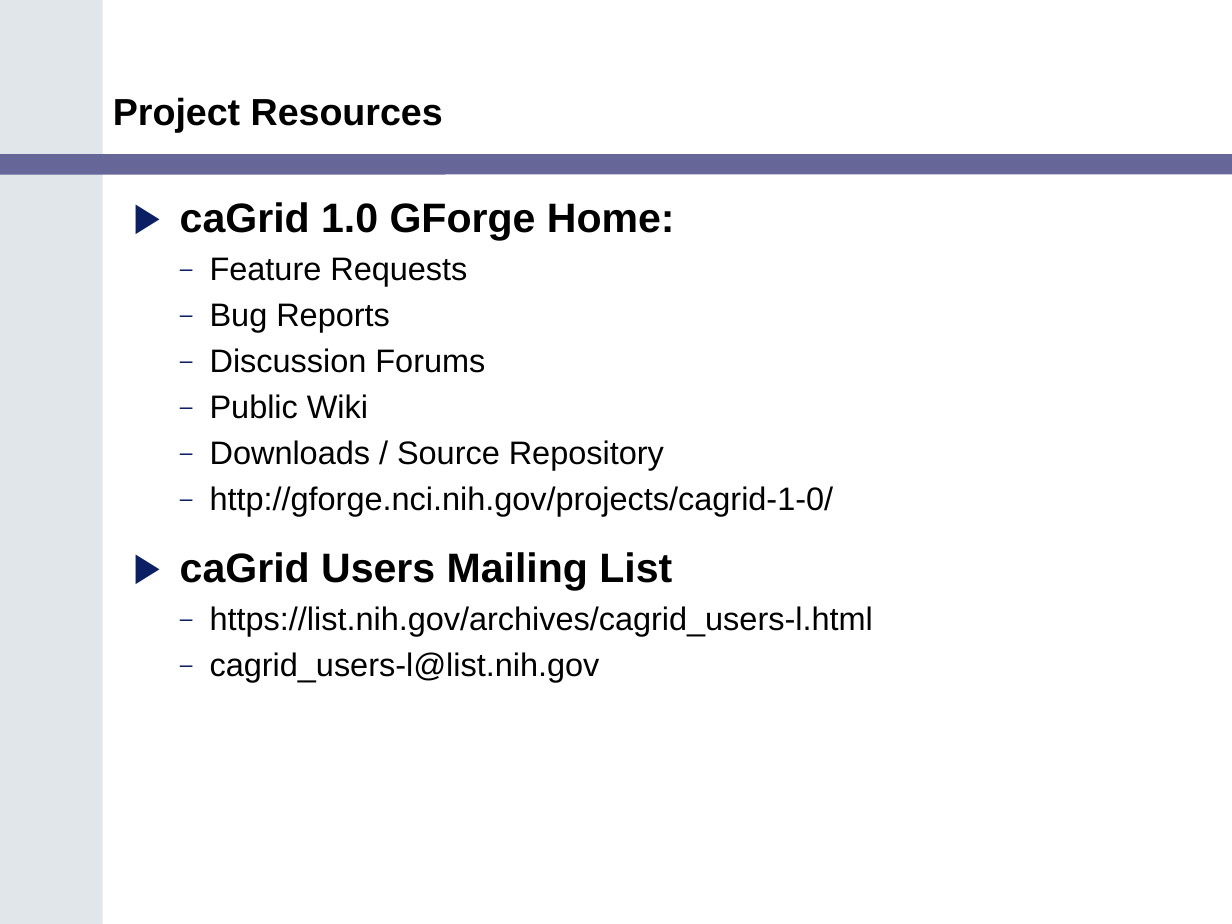
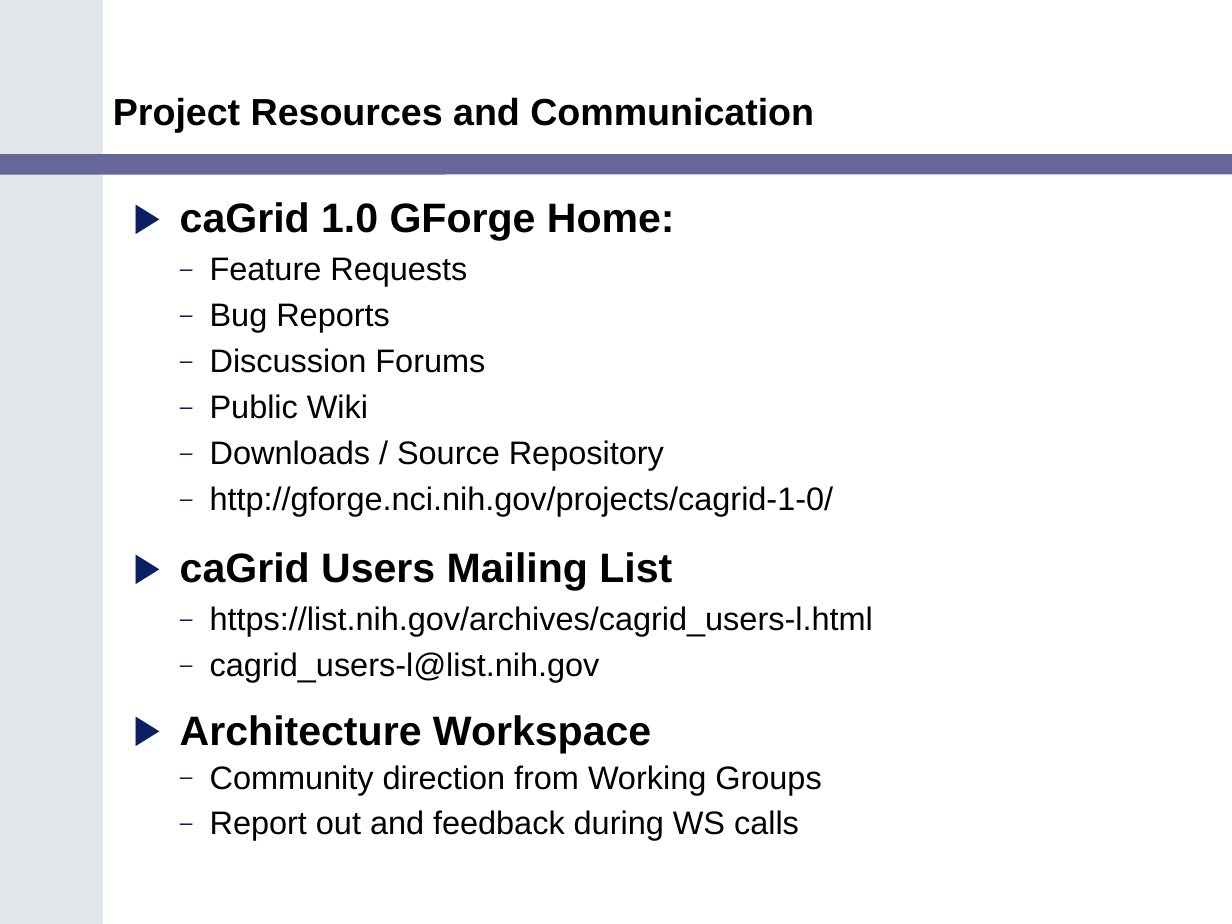
Before and after one commit to NCIP/cagrid-docs, a slide deck: slide 5 of presentations/200602_VCDE_ARCH/caGrid_Update_Arch_VCDE_Feb1.ppt. Drawn at 1232x924 pixels with LibreOffice and Linux fonts; fonts in the diff are those of the drawing; background and template pictures are left out. Boxes give left, top, right and bottom in pixels: in the first picture for what was removed or moved away, otherwise in the second. Text is boxed around its words. In the diff, an @@ line names an element or a change of style, - is before the commit and + after.

```diff
--- a/presentations/200602_VCDE_ARCH/caGrid_Update_Arch_VCDE_Feb1.ppt
+++ b/presentations/200602_VCDE_ARCH/caGrid_Update_Arch_VCDE_Feb1.ppt
@@ title at [113,97,814,132]: text changed @@
-Project Resources
+Project Resources and Communication
@@ text at [180,715,821,840]: paragraphs added @@
+▶ Architecture Workspace
+  – Community direction from Working Groups
+  – Report out and feedback during WS calls
```
Also in this commit, not shown: 5 other slides changed.
